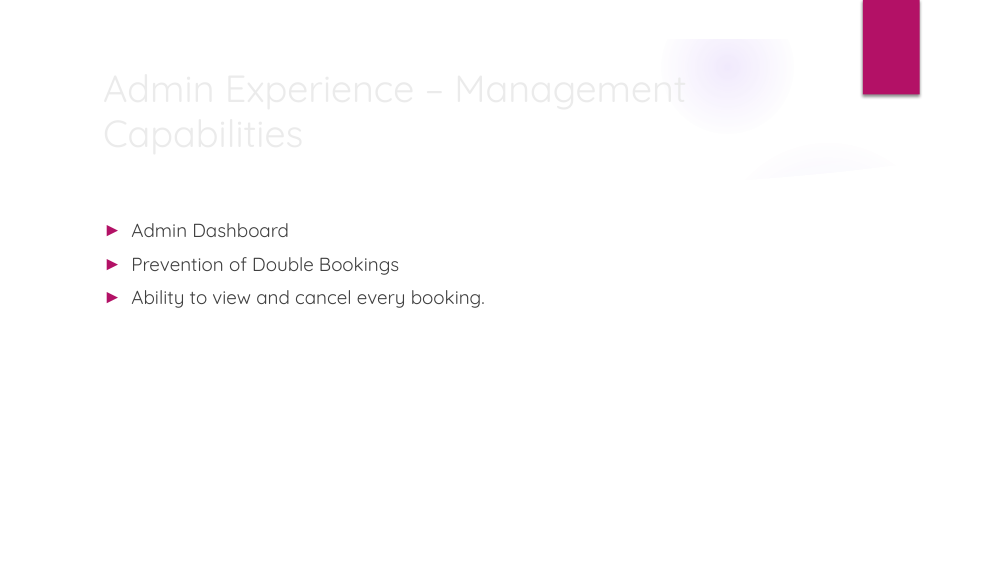
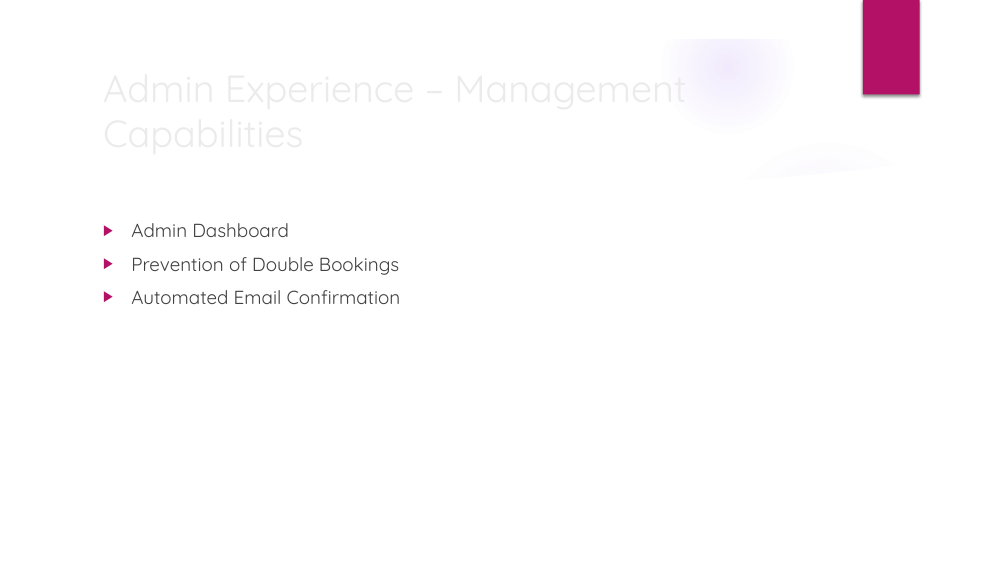
Before and after one commit to SamHdevstuff/COSC213---Final-Project, a slide deck: slide 8 of presentationMaterial/Presentation.pptx. Drawn at 1008x567 pixels with LibreOffice and Linux fonts; fonts in the diff are those of the drawing; background and template pictures are left out. Boxes give left, top, right and bottom in pixels: in the first picture for what was removed or moved away, otherwise in the second. Text is boxed around its words. In the diff, an @@ line names an element or a change of style, - is before the commit and + after.

```diff
--- a/presentationMaterial/Presentation.pptx
+++ b/presentationMaterial/Presentation.pptx
@@ text at (x1=131, y1=290, x2=401, y2=304): text changed; text colour #3F3F3F to #404040 @@
-► Ability to view and cancel every booking.
+▶ Automated Email Confirmation
```
Also in this commit, not shown: 8 other slides changed.
